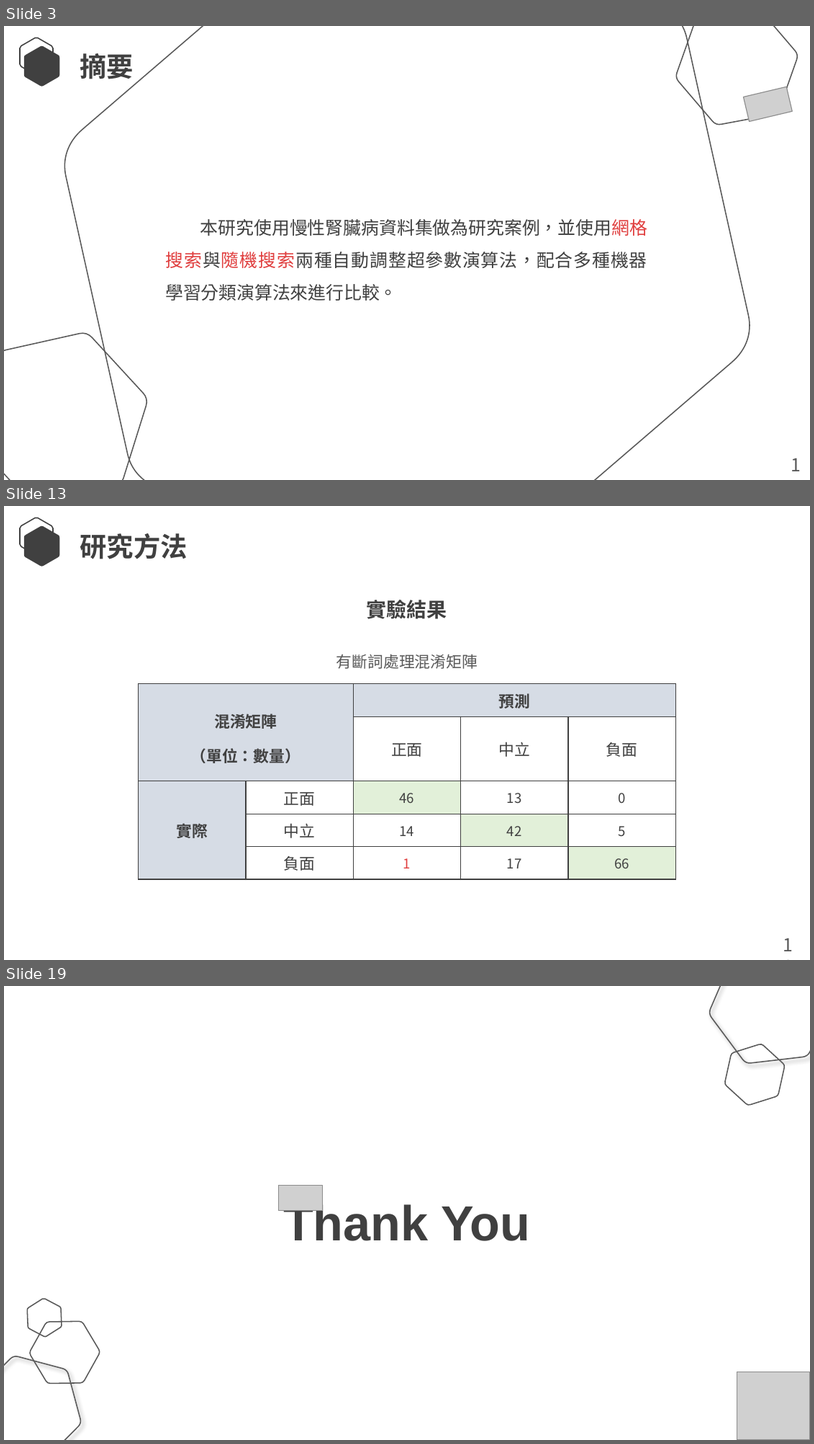
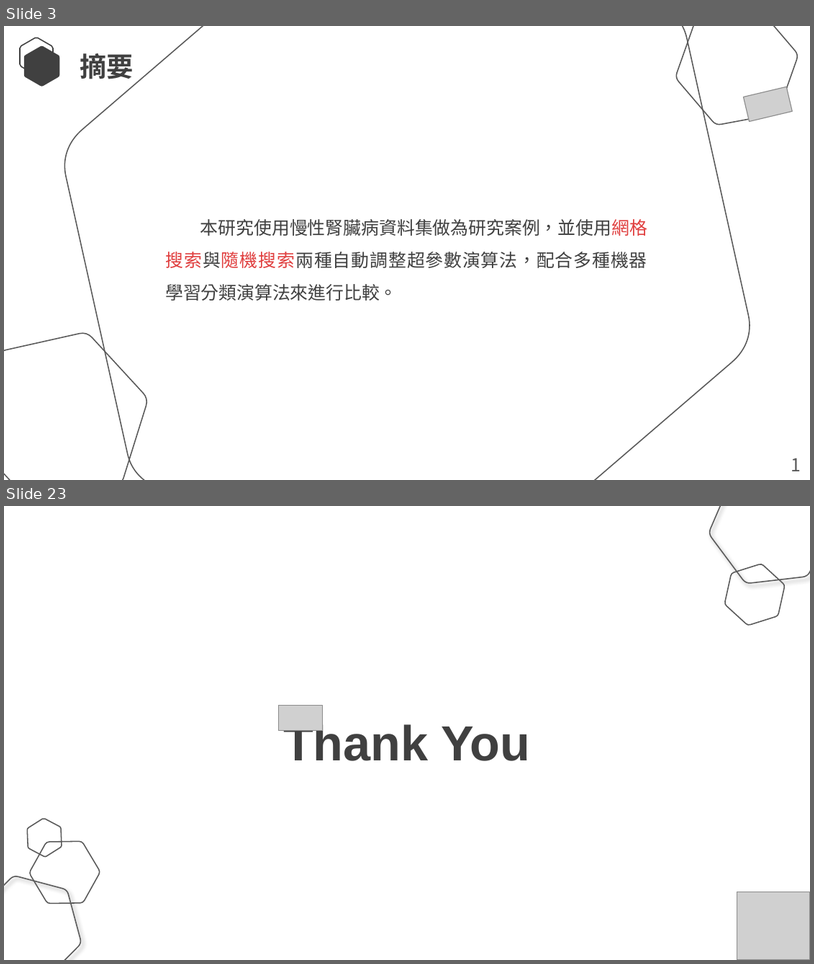
Before and after one commit to Lcwei-0708/lcwei-0708.github.io, a slide deck: data/應用機器學習演算法改善模型優化方法的研究-以UCI慢性腎臟疾病資料集為例/應用機器學習演算法改善模型優化方法的研究-以UCI慢性腎臟疾病資料集為例.pptx. Shown one above the other, each under a label of ours: slides 3, 13 and 19 before the commit, slides 3 and 23 after it; the slides between them are not shown. The pictures are 814x1444 and 814x964 pixels, drawn with LibreOffice and Linux fonts; fonts in the diff are those of the drawing; grey boxes stand for pictures. Boxes give left, top, right and bottom in pixels: in the first picture for what was removed or moved away, otherwise in the second. Text is boxed around its words. In the diff, an @@ line names an element or a change of style, - is before the commit and + after.

```diff
--- a/data/應用機器學習演算法改善模型優化方法的研究-以UCI慢性腎臟疾病資料集為例/應用機器學習演算法改善模型優化方法的研究-以UCI慢性腎臟疾病資料集為例.pptx
+++ b/data/應用機器學習演算法改善模型優化方法的研究-以UCI慢性腎臟疾病資料集為例/應用機器學習演算法改善模型優化方法的研究-以UCI慢性腎臟疾病資料集為例.pptx
@@ slide 13 removed at bbox=[4, 506, 810, 960], background #FFFFFF @@
@@ freeform shape removed at bbox=[20, 518, 53, 555] @@
@@ freeform shape removed at bbox=[24, 526, 59, 566] @@
@@ text removed at bbox=[80, 533, 187, 559] @@
-研究方法
@@ text removed at bbox=[367, 600, 448, 619] @@
-實驗結果
@@ text removed at bbox=[337, 654, 478, 669] @@
-有斷詞處理混淆矩陣
@@ table removed at bbox=[139, 683, 675, 873], 5 rows, 5 columns @@
-混淆矩陣 / （單位：數量） |  | 預測 |  | 
- |  | 正面 | 中立 | 負面
-實際 | 正面 | 46 | 13 | 0
- | 中立 | 14 | 42 | 5
- | 負面 | 1 | 17 | 66
@@ text removed at bbox=[776, 930, 810, 960] @@
-11
@@ what was slide 19 is now slide 23 @@
```
Also in this commit, not shown: 3 slides changed, 16 slides added, 11 other slides removed.
